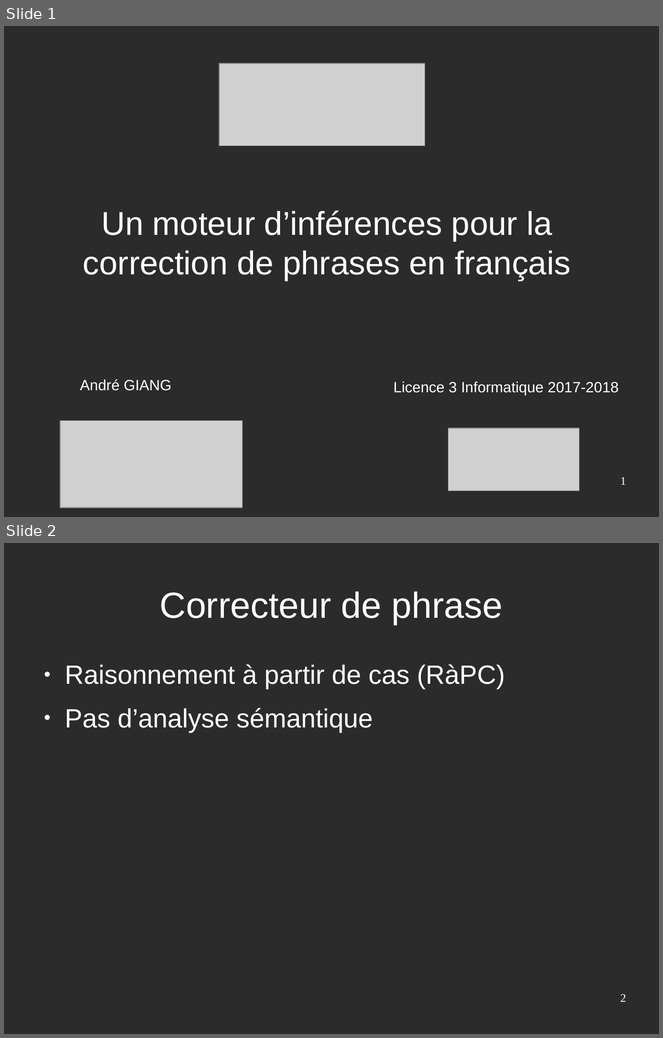
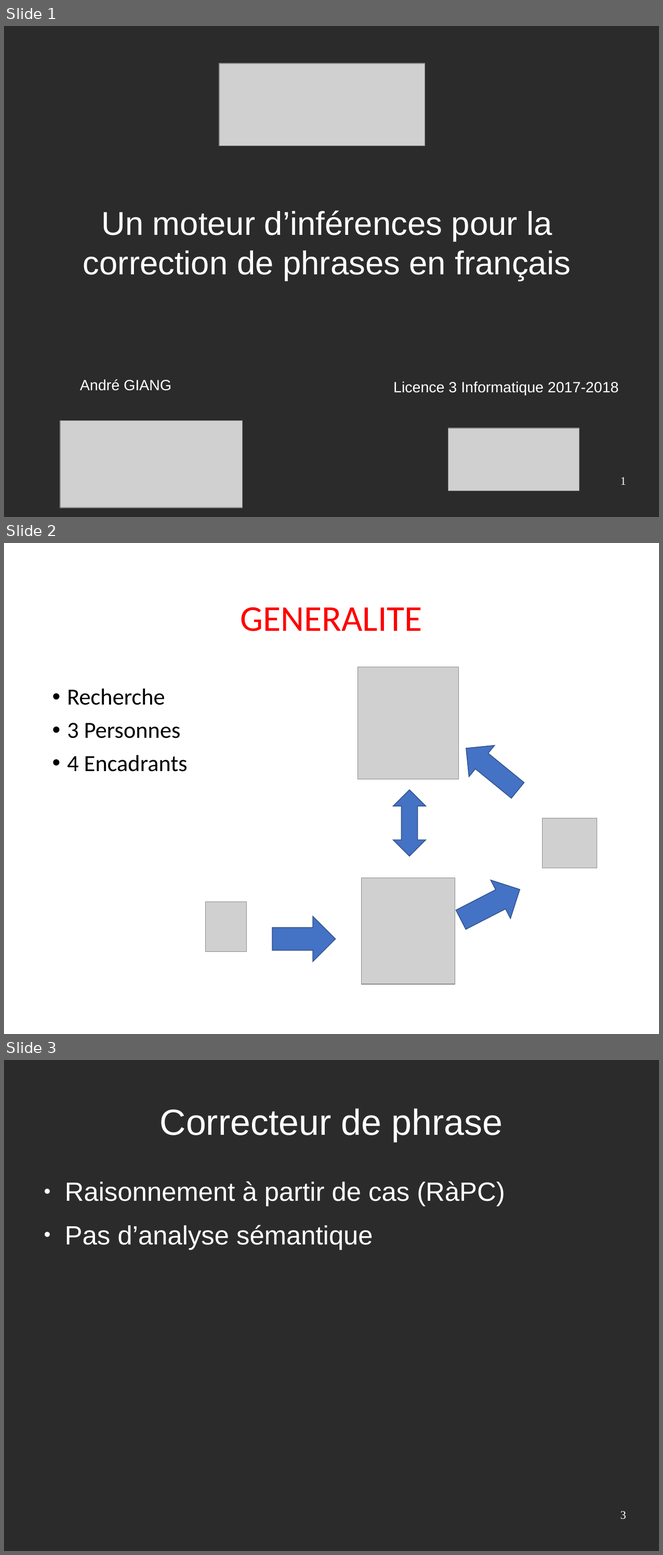
Before and after one commit to Sle3pingForest/StageL3, a slide deck: RapportAndre/pres.odp. Shown one above the other, each under a label of ours: slides 1 and 2 before the commit, slides 1, 2 and 3 after it. The pictures are 663x1038 and 663x1555 pixels, drawn with LibreOffice and Linux fonts; fonts in the diff are those of the drawing; grey boxes stand for pictures; background and template pictures are left out; a plain dark background stands for a picture behind light text. Boxes give left, top, right and bottom in pixels: in the first picture for what was removed or moved away, otherwise in the second. Text is boxed around its words. In the diff, an @@ line names an element or a change of style, - is before the commit and + after.

```diff
--- a/RapportAndre/pres.odp
+++ b/RapportAndre/pres.odp
@@ slide 2 added at box(4, 543, 659, 1034), background picture (left out) @@
@@ title added at box(240, 607, 422, 631), 44 pt, text #FF0000 @@
+GENERALITE
@@ picture added at box(358, 667, 460, 779) @@
@@ text added at box(67, 689, 188, 772), 28 pt, text #000000 @@
+• Recherche
+• 3 Personnes
+• 4 Encadrants
@@ right arrow added at box(454, 733, 531, 806), fill #4472C4, outline #325490 0.99 pt @@
@@ up down arrow added at box(393, 791, 426, 857), fill #4472C4, outline #325490 0.99 pt @@
@@ picture added at box(543, 819, 597, 869) @@
@@ picture added at box(361, 878, 455, 985) @@
@@ down arrow added at box(451, 871, 530, 939), fill #4472C4, outline #325490 0.99 pt @@
@@ picture added at box(206, 902, 246, 952) @@
@@ down arrow added at box(273, 917, 336, 962), fill #4472C4, outline #325490 0.99 pt @@
@@ what was slide 2 is now slide 3 @@
@@ page number at box(621, 1511, 626, 1520): text changed @@
-2
+3
```
Also in this commit, not shown: 1 slide changed.
